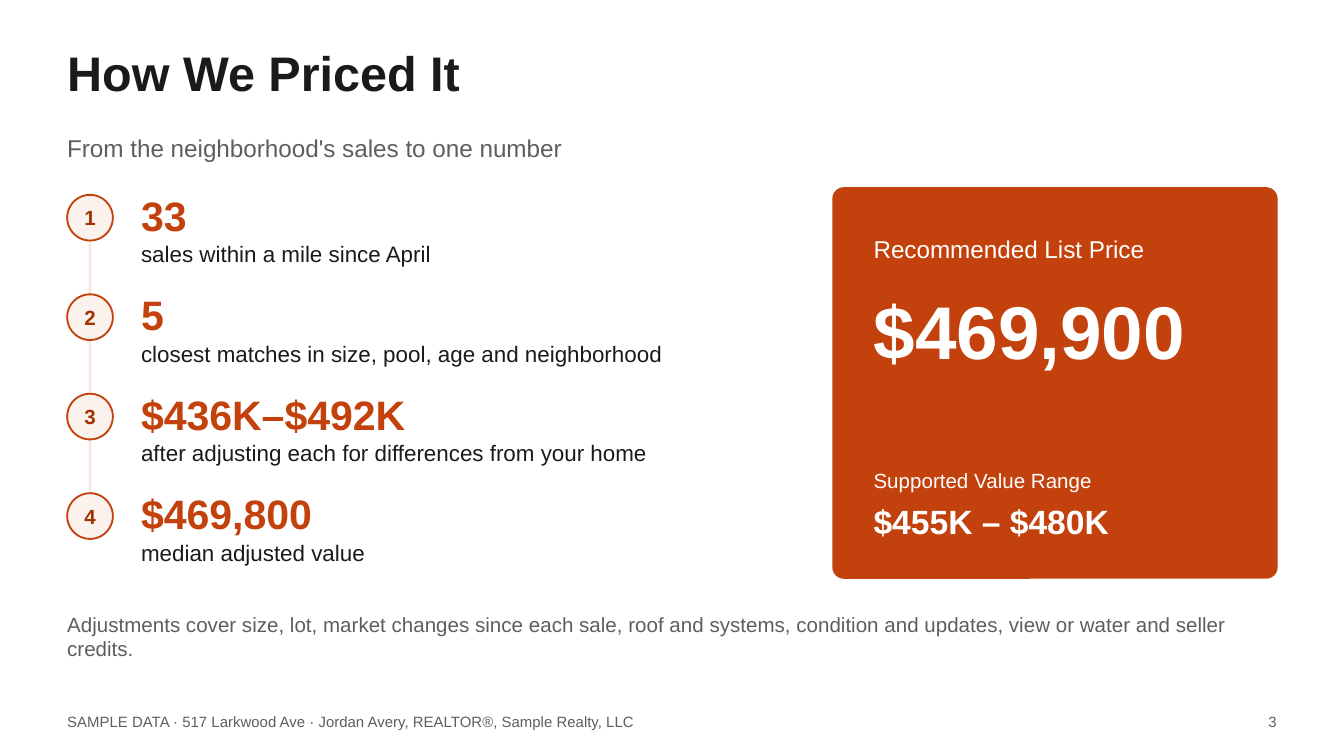
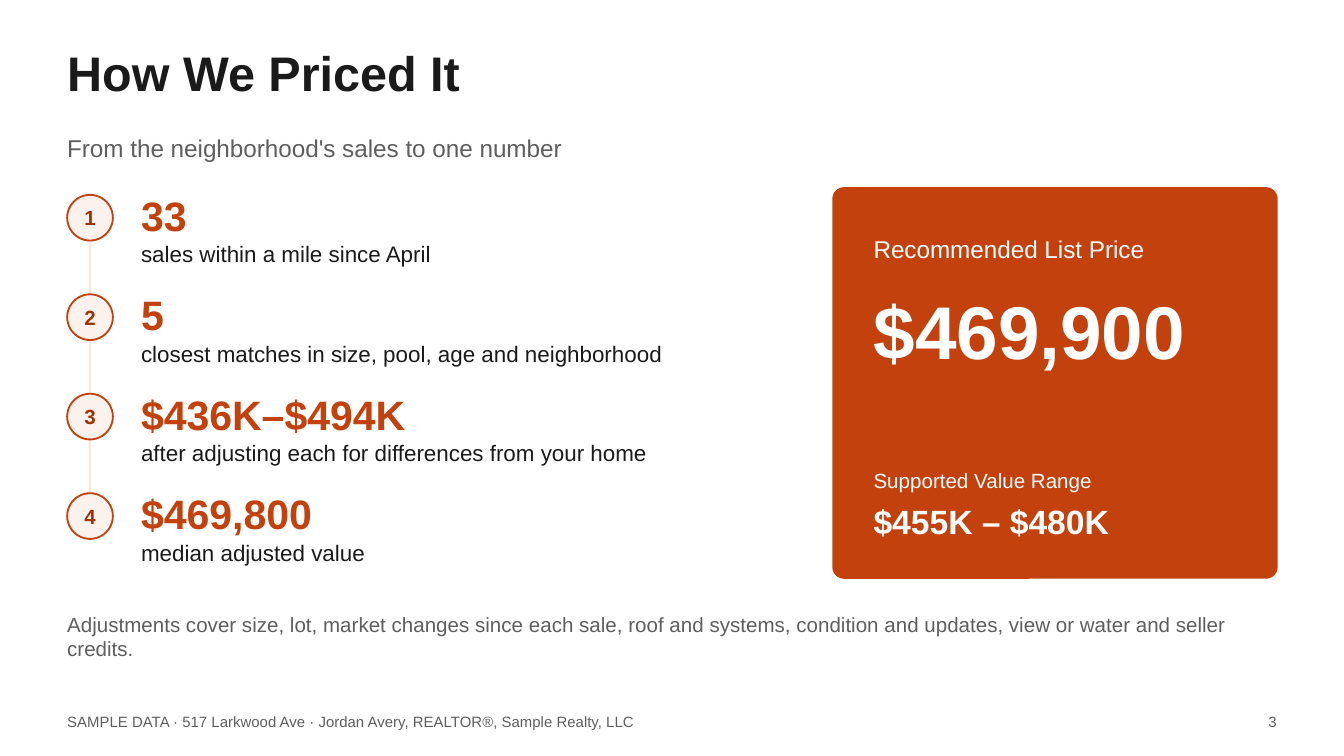
Before and after one commit to axelrivera/real-estate-skills, a slide deck: slide 3 of samples/seller-cma/517-Larkwood-Ave-Listing-Presentation.pptx. Drawn at 1344x756 pixels with LibreOffice and Linux fonts; fonts in the diff are those of the drawing. Boxes give left, top, right and bottom in pixels: in the first picture for what was removed or moved away, otherwise in the second. Text is boxed around its words. In the diff, an @@ line names an element or a change of style, - is before the commit and + after.

```diff
--- a/samples/seller-cma/517-Larkwood-Ave-Listing-Presentation.pptx
+++ b/samples/seller-cma/517-Larkwood-Ave-Listing-Presentation.pptx
@@ text at bbox=[141, 399, 405, 433]: text changed @@
-$436K–$492K
+$436K–$494K
```
Also in this commit, not shown: 4 other slides changed, 11 other files.
